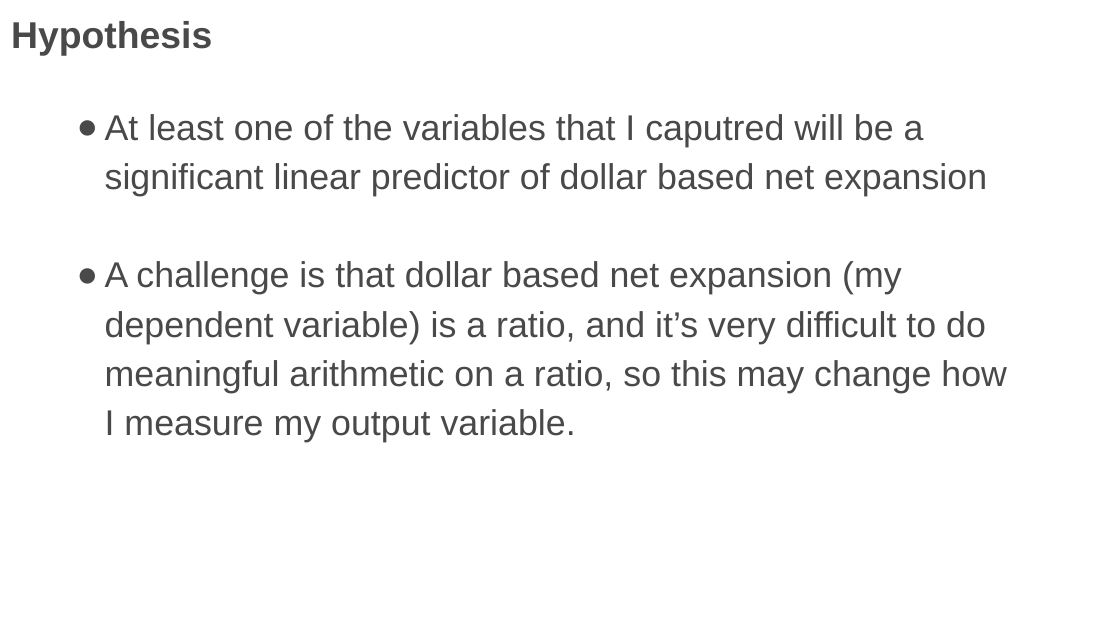
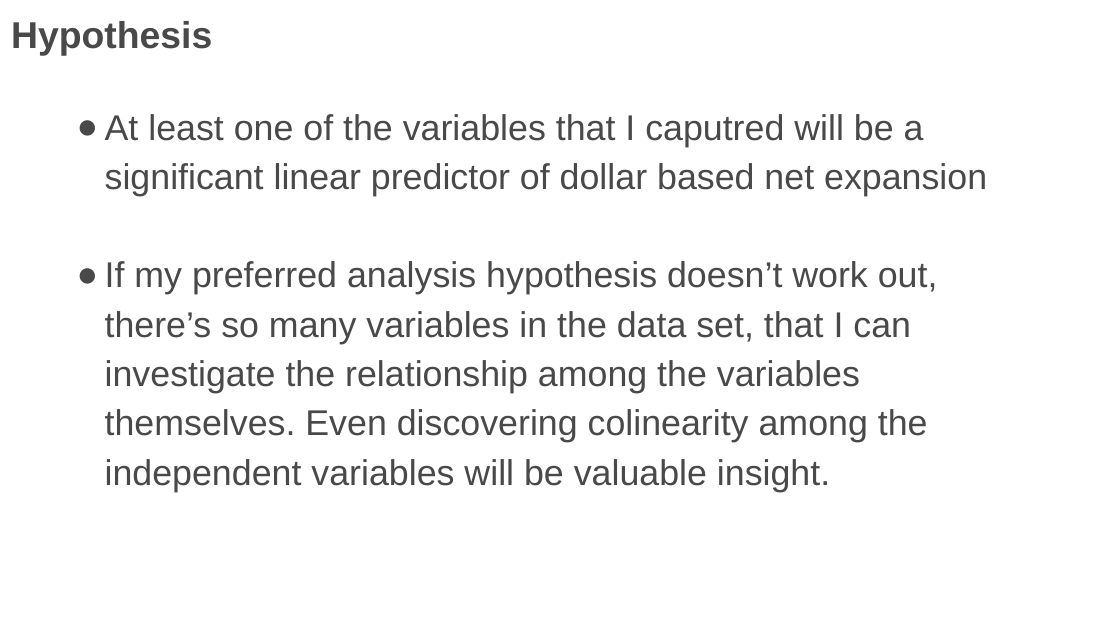
Before and after one commit to tonycaballero/DS-SF-30, a slide deck: slide 5 of final-project/1/Data_Science_Proj_1_TonyC.pptx. Drawn at 1120x630 pixels with LibreOffice and Linux fonts; fonts in the diff are those of the drawing; background and template pictures are left out. Boxes give left, top, right and bottom in pixels: in the first picture for what was removed or moved away, otherwise in the second. Text is boxed around its words. In the diff, an @@ line names an element or a change of style, - is before the commit and + after.

```diff
--- a/final-project/1/Data_Science_Proj_1_TonyC.pptx
+++ b/final-project/1/Data_Science_Proj_1_TonyC.pptx
@@ text at (105, 261, 938, 492): text changed @@
-● A challenge is that dollar based net expansion (my dependent variable) is a ratio, and it’s very difficult to do meaningful arithmetic on a ratio, so this may change how I measure my output variable.
+● If my preferred analysis hypothesis doesn’t work out, there’s so many variables in the data set, that I can investigate the relationship among the variables themselves. Even discovering colinearity among the independent variables will be valuable insight.
```
Also in this commit, not shown: 1 other file.
